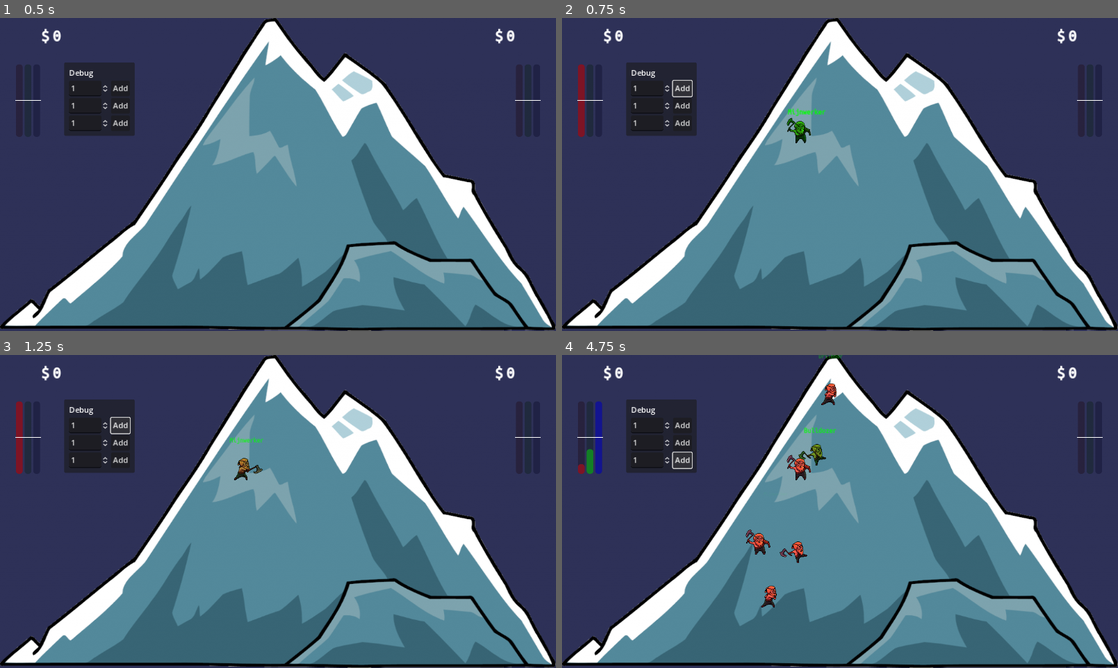
Above: before the commit, frames 1-4 (two rows, left to right).
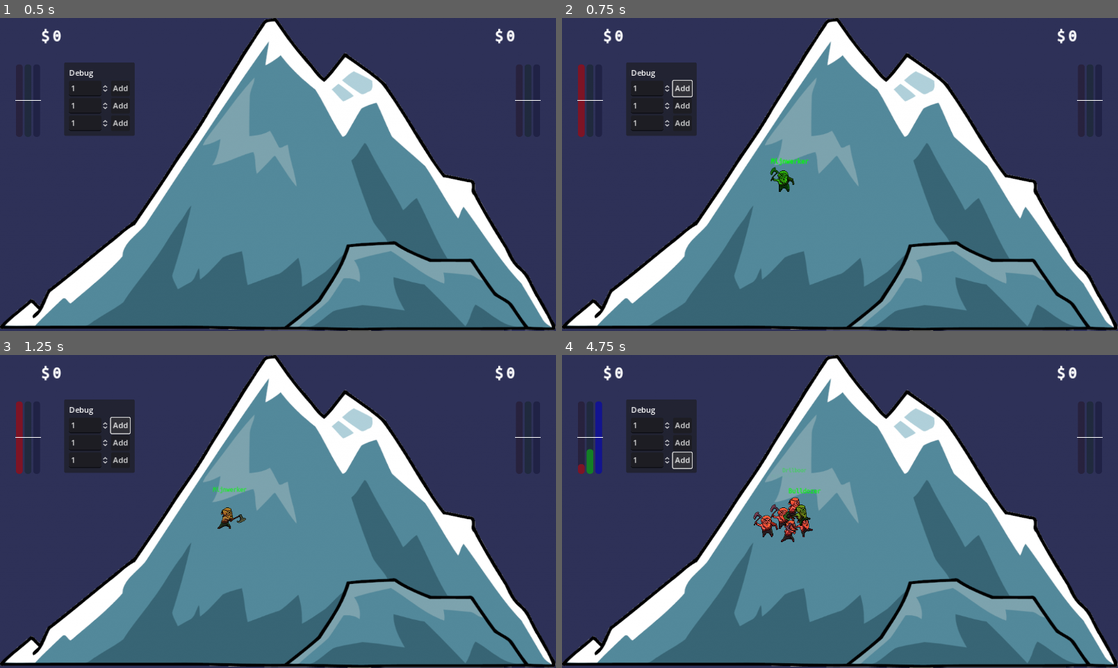
Above: after the commit, the same moments.

Repository: kwint/nfc-card-game
Game: Godot game, scene res://Scenes/Dashboard.tscn
Same seed, same stepped clock (60 frames per second), same inputs: the game is played once before the commit and once after it.
Inputs:
- Up to frame 1 (0.5 s): no input
- Up to frame 2 (0.75 s): click "Add" at 0.5 s
- Up to frame 3 (1.25 s): no input
- Up to frame 4 (4.75 s): click "Add" at 1.25 s; click "Add" at 2 s; click "Add" at 2.75 s; click "Add" at 3.5 s; click "Add" at 4.25 s

Frame 1 is identical in both runs. In frame 2, 0.5% of the frame differs, in the area x 37-48%, y 28-56%; in frame 3, 0.4%; in frame 4, 1.8%, in the area x 33-51%, y 0-81%.
Error in both runs: Invalid type in function 'process_stats' in base 'Node (GameController.gd)'. Cannot convert argument 1 from Nil to Dictionary. (res://Scripts/GameController.gd…

Commit message:
Put initial miners in the center, slowly spread out

Diff:
--- a/dashboard/Scripts/MinerGrid.gd
+++ b/dashboard/Scripts/MinerGrid.gd
@@ -153,6 +153,10 @@
 	self.random.set_seed(base_seed + index);
 	var height_factor = self.random.randf_range(MINER_HIGHEST_POSITION, MINER_LOWEST_POSITION);
 
+	# Slowly increase height range from center
+	if index < 45:
+		height_factor = scale_float(height_factor, 0.0, 1.0, max(0.45 - index * 0.01, 0.0), min(0.55 + index * 0.01, 1.0));
+
 	# Width factor in rectangle, within range of triangle
 	var width_factor_left = 1.0 - height_factor if !self.flipped else 0.0;
 	var width_factor_right = 1.0 if !self.flipped else height_factor;
